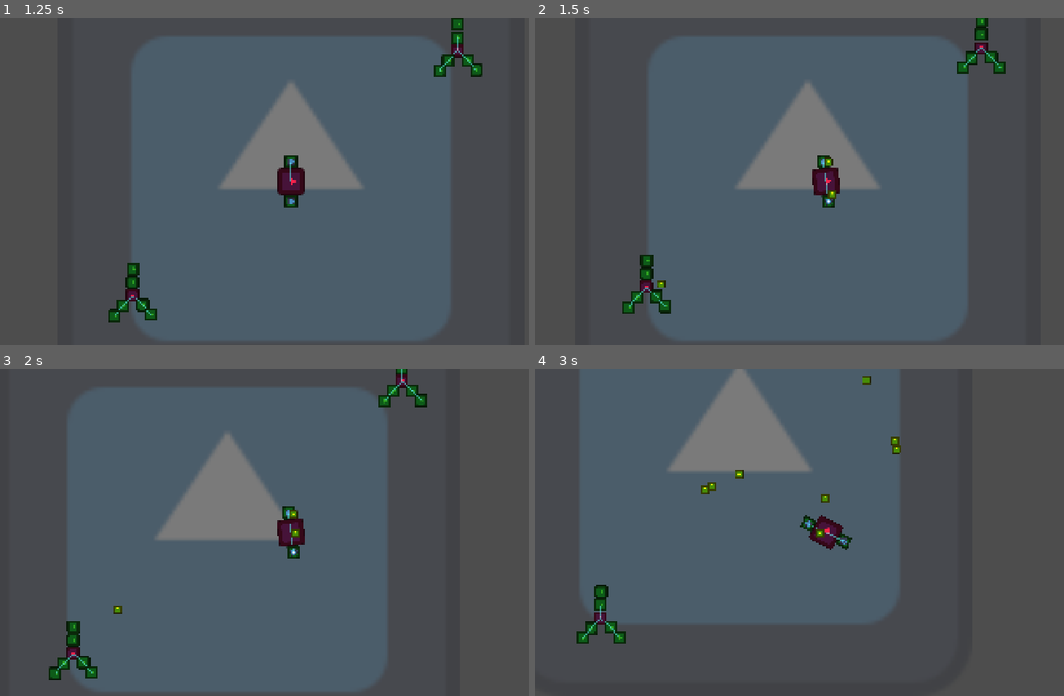
Above: before the commit, frames 1-4 (two rows, left to right).
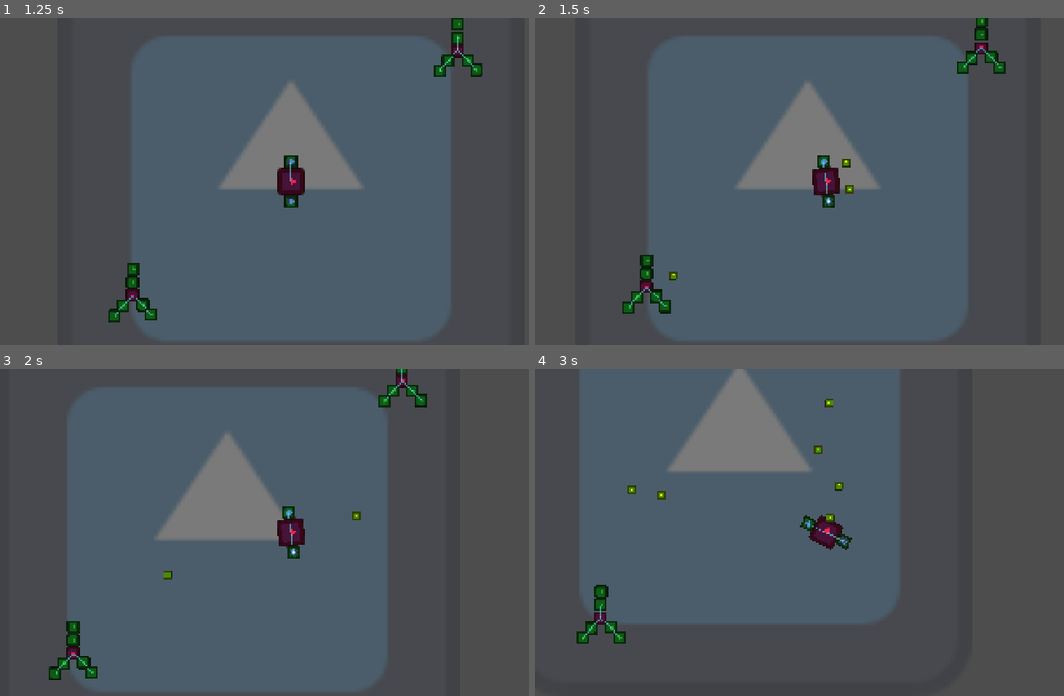
Above: after the commit, the same moments.

Repository: gerep/godot-wild-jam
Game: Godot game, scene res://game/game.tscn
Same seed, same stepped clock (60 frames per second), same inputs: the game is played once before the commit and once after it. The engine's default icon, where the game draws it, is replaced by a stand-in: a white triangle on a blue panel in a dark square.
Inputs (mouse positions are in pixels of both pictures, inside the frame that each line leads up to):
- Up to frame 1 (1.25 s): click "Play" at 0.5 s
- Up to frame 2 (1.5 s): move the mouse to (952, 165) at 1.27 s; press the mouse at (952, 165) at 1.28 s; hold D (move_right) from 1.28 s (still down)
- Up to frame 3 (2 s): keep holding D (move_right)
- Up to frame 4 (3 s): move the mouse to (709, 548) at 2.02 s; release D (move_right) at 2.03 s; release the mouse at (709, 548) at 2.03 s; hold S (move_down) 2.03-2.78 s; click (709, 548) at 2.1 s; move the mouse to (884, 460) at 2.77 s; press the mouse at (884, 460) at 2.78 s; hold D (move_right) from 2.78 s (still down)

Frame 1 is identical in both runs. In frame 2, 0.3% of the frame differs, in the area x 23-61%, y 42-83%; in frame 3, 0.2%; in frame 4, 0.6%, in the area x 17-70%, y 2-52%.

Commit message:
Increase bullet speed

Diff:
--- a/game/projectile/projectile_data/projectiles/simple_bullet/simple_bullet.tres
+++ b/game/projectile/projectile_data/projectiles/simple_bullet/simple_bullet.tres
@@ -7,5 +7,5 @@
 script = ExtResource("1_0q2hd")
 projectile = ExtResource("1_xgegt")
 damage = 1.0
-speed = 300.0
+speed = 600.0
 metadata/_custom_type_script = "uid://s2221djsiqxp"
